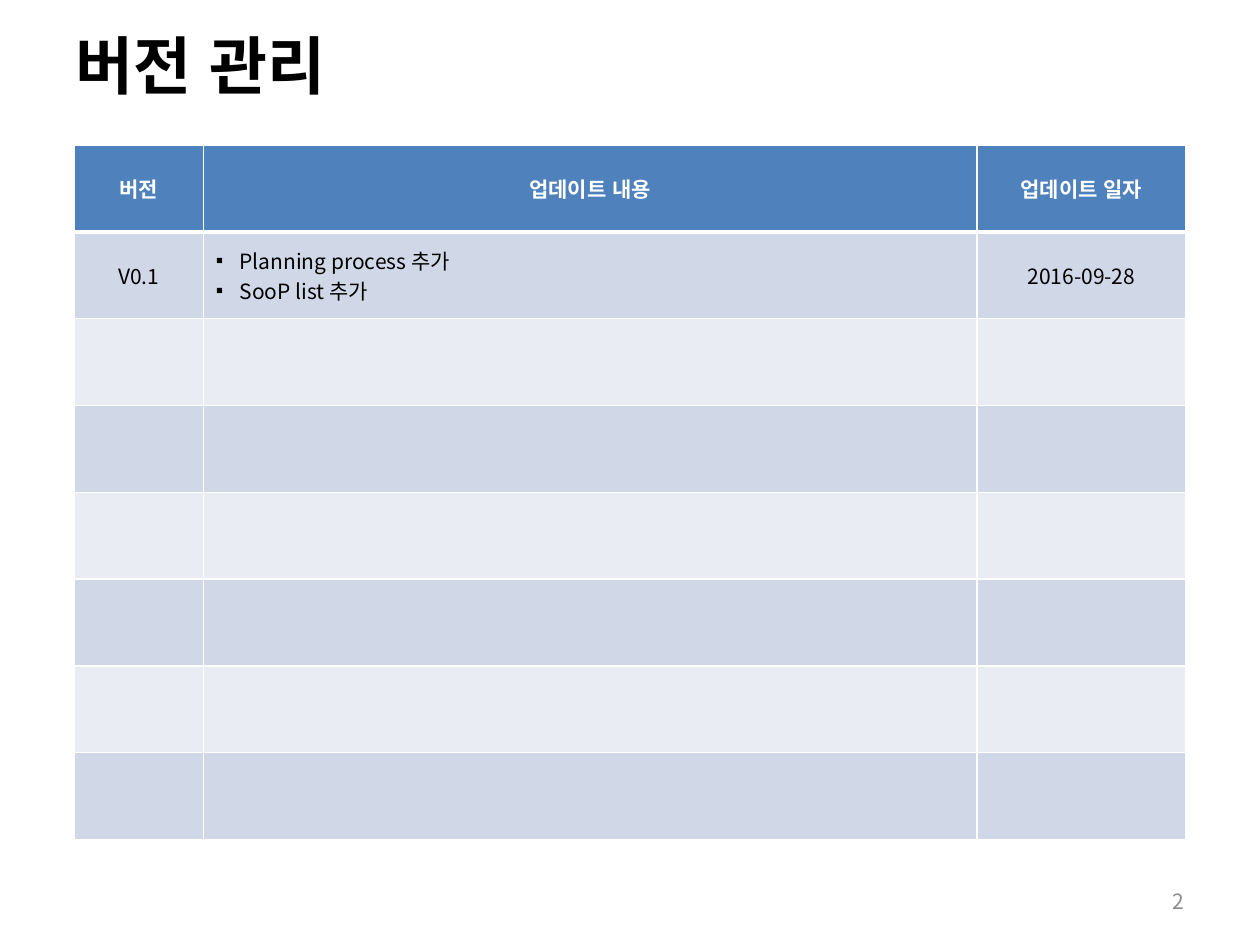
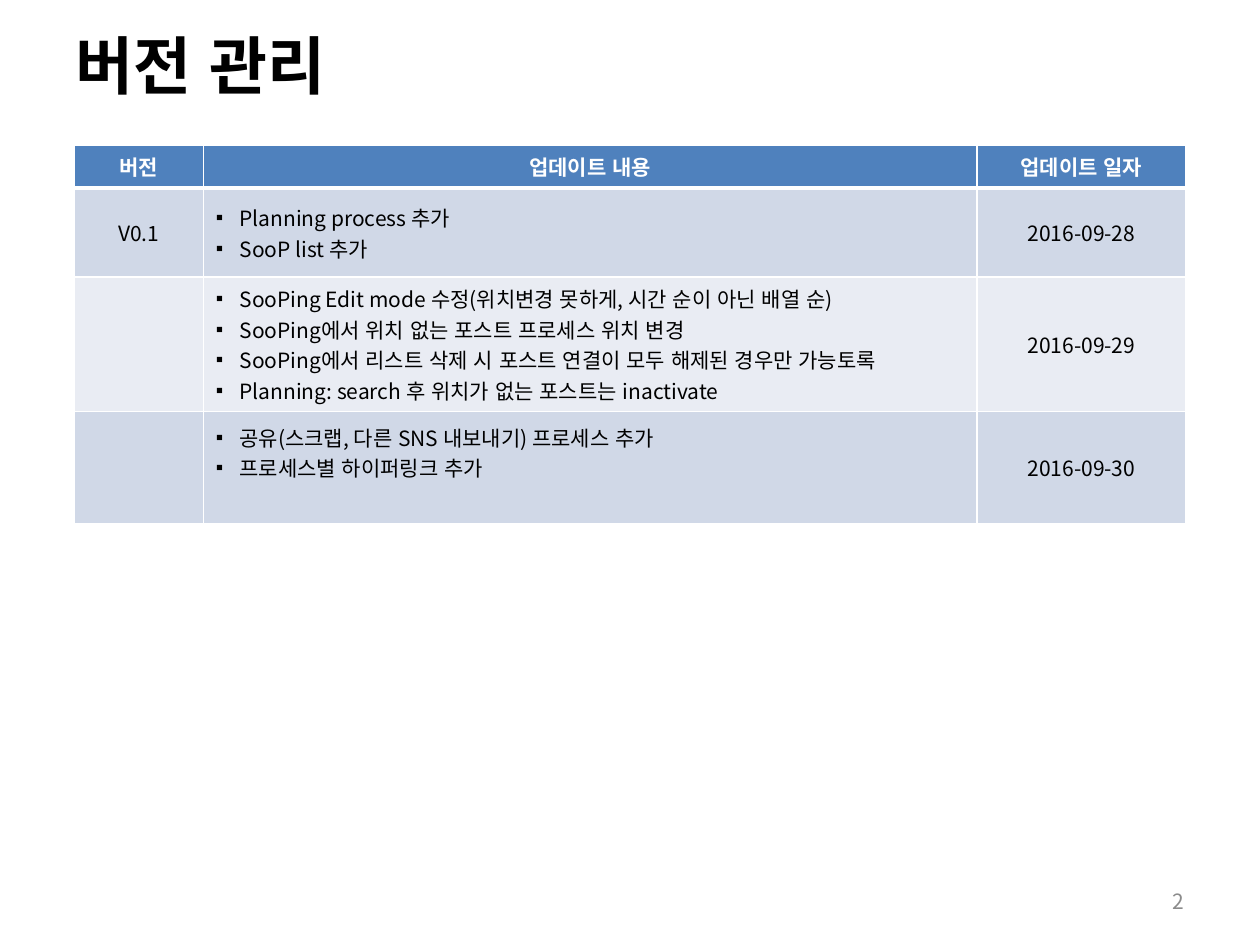
Before and after one commit to wooramc/soop_rep, a slide deck: slide 2 of flutter_process.pptx. Drawn at 1260x945 pixels with LibreOffice and Linux fonts; fonts in the diff are those of the drawing. Boxes give left, top, right and bottom in pixels: in the first picture for what was removed or moved away, otherwise in the second. Text is boxed around its words. In the diff, an @@ line names an element or a change of style, - is before the commit and + after.

```diff
--- a/flutter_process.pptx
+++ b/flutter_process.pptx
@@ table at (74, 145, 1184, 500) @@
-row 3:  |  | 
-row 4:  |  | 
-row 5:  |  | 
-row 6:  |  | 
-row 7:  |  | 
-row 8:  |  | 
+row 3:  | SooPing Edit mode 수정(위치변경 못하게, 시간 순이 아닌 배열 순) / SooPing에서 위치 없는 포스트 프로세스 위치 변경 / SooPing에서 리스트 삭제 시 포스트 연결이 모두 해제된 경우만 가능토록 / Planning: search 후 위치가 없는 포스트는 inactivate | 2016-09-29
+row 4:  | 공유(스크랩, 다른 SNS 내보내기) 프로세스 추가 / 프로세스별 하이퍼링크 추가 | 2016-09-30
```
Also in this commit, not shown: 15 other slides changed, 2 slides added.
